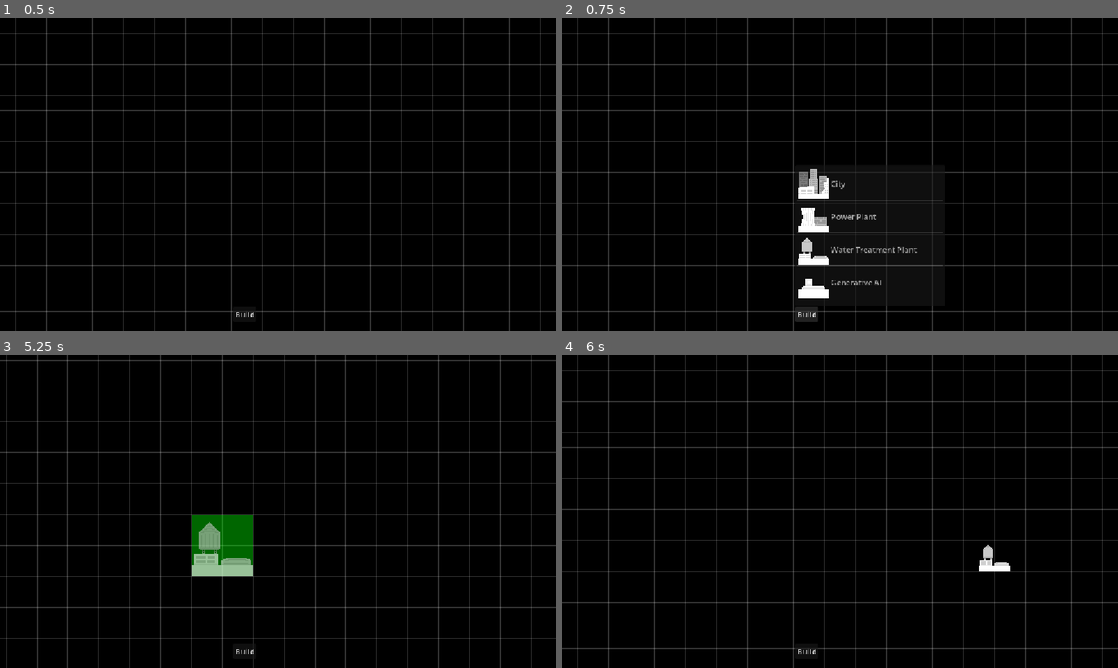
Above: before the commit, frames 1-4 (two rows, left to right).
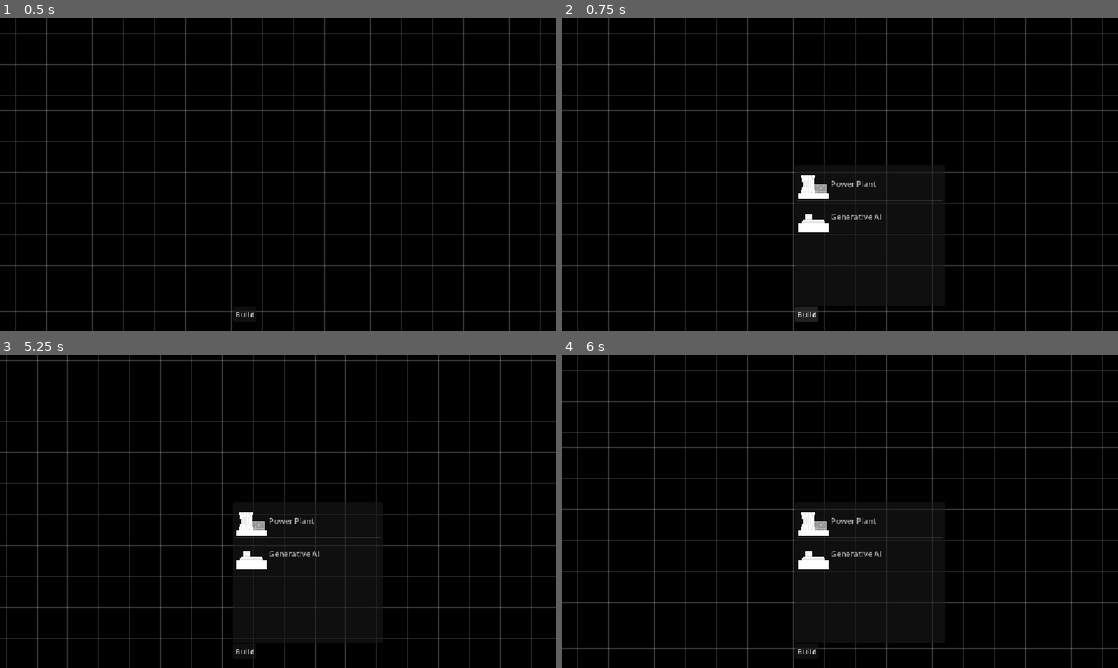
Above: after the commit, the same moments.

Repository: CarlinoCalogero/architect-of-intelligence-board-game
Game: Godot game, scene res://levels/board.tscn
Two runs of this game, one before a commit and one after it. Both use one fixed random seed, a clock stepped at 60 frames per second and the inputs below.
Inputs (mouse positions are in pixels of both pictures, inside the frame that each line leads up to):
- Up to frame 1 (0.5 s): no input
- Up to frame 2 (0.75 s): click "Build" at 0.5 s
- Up to frame 3 (5.25 s): click "Build" at 1.25 s; click "Build" at 2 s; tap Enter at 2.75, 4.25 s; move the mouse to (400, 495) at 2.77 s; press the mouse at (400, 495) at 2.78 s; tap Space at 3.5, 5 s; move the mouse to (166, 527) at 3.52 s; release the mouse at (166, 527) at 3.53 s; tap Mouse wheel down (scroll_down) at 3.6 s; click (166, 527) at 3.67 s; move the mouse to (333, 442) at 4.27 s; hold Mouse wheel up (scroll_up) 4.28-5.03 s; click (333, 442) at 4.42 s; move the mouse to (250, 574) at 5.02 s; click (250, 574) at 5.1 s
- Up to frame 4 (6 s): tap Enter at 5.75 s; move the mouse to (1006, 558) at 5.77 s; hold Mouse wheel down (scroll_down) from 5.78 s (still down); click (1006, 558) at 5.92 s

Frame 1 is identical in both runs. In frame 2, 1.5% of the frame differs, in the area x 42-69%, y 48-90%; in frame 3, 2.6%, in the area x 34-69%, y 50-91%; in frame 4, 1.0%.

Commit message:
separated logic

Diff:
--- /dev/null
+++ b/game_definitions/structures_definition.gd
@@ -0,0 +1,4 @@
+class_name StructureDefinition
+extends Node
+
+@export var buildable_structures: Array[StructureResource]
--- /dev/null
+++ b/game_definitions/structures_definition.tscn
@@ -0,0 +1,23 @@
+[gd_scene format=3 uid="uid://tt2j83gkervu"]
+
+[ext_resource type="Script" uid="uid://dfs7ij8awex63" path="res://game_definitions/structures_definition.gd" id="1_f2pfu"]
+[ext_resource type="Script" uid="uid://dsgv5s4ki0om6" path="res://domain/structure_resource.gd" id="2_odp13"]
+[ext_resource type="Texture2D" uid="uid://bd8yqo1b7b5v8" path="res://sprites/meeples/power_plant.png" id="3_lj5to"]
+[ext_resource type="Texture2D" uid="uid://c7ytwllm1dwyq" path="res://sprites/meeples/generative_ai_no_tier.png" id="4_lj5to"]
+
+[sub_resource type="Resource" id="Resource_w7672"]
+script = ExtResource("2_odp13")
+name = "Power Plant"
+texture = ExtResource("3_lj5to")
+metadata/_custom_type_script = "uid://dsgv5s4ki0om6"
+
+[sub_resource type="Resource" id="Resource_kpgpm"]
+script = ExtResource("2_odp13")
+name = "Generative AI"
+texture = ExtResource("4_lj5to")
+is_building_limited = true
+metadata/_custom_type_script = "uid://dsgv5s4ki0om6"
+
+[node name="StructuresDefinition" type="Node" unique_id=916230121]
+script = ExtResource("1_f2pfu")
+buildable_structures = Array[ExtResource("2_odp13")]([SubResource("Resource_w7672"), SubResource("Resource_kpgpm")])
--- a/levels/board.tscn
+++ b/levels/board.tscn
@@ -1,48 +1,21 @@
 [gd_scene format=3 uid="uid://nc0lebj58olw"]
 
+[ext_resource type="PackedScene" uid="uid://bh1pyslmu1ara" path="res://managers/game_state_manager.tscn" id="1_6vpbt"]
 [ext_resource type="PackedScene" uid="uid://flb4i7rwdk5e" path="res://system/build_utility.tscn" id="1_bd7e4"]
 [ext_resource type="PackedScene" uid="uid://dm7kygw83oiwf" path="res://system/grid_placement_system.tscn" id="1_j4gyj"]
-[ext_resource type="Script" uid="uid://dsgv5s4ki0om6" path="res://domain/structure_resource.gd" id="2_ict30"]
-[ext_resource type="Texture2D" uid="uid://b815wo5o7yxc4" path="res://sprites/meeples/city.png" id="2_lkk7k"]
 [ext_resource type="PackedScene" uid="uid://2ryqi3lk7cc2" path="res://system/game_camera.tscn" id="3_bd7e4"]
-[ext_resource type="Texture2D" uid="uid://bd8yqo1b7b5v8" path="res://sprites/meeples/power_plant.png" id="4_5qn5g"]
-[ext_resource type="Texture2D" uid="uid://bq2j3701eyief" path="res://sprites/meeples/water_treatment_plant.png" id="5_hixa1"]
-[ext_resource type="Texture2D" uid="uid://c7ytwllm1dwyq" path="res://sprites/meeples/generative_ai_no_tier.png" id="6_b7agx"]
-
-[sub_resource type="Resource" id="Resource_hixa1"]
-script = ExtResource("2_ict30")
-name = "City"
-texture = ExtResource("2_lkk7k")
-metadata/_custom_type_script = "uid://dsgv5s4ki0om6"
-
-[sub_resource type="Resource" id="Resource_b7agx"]
-script = ExtResource("2_ict30")
-name = "Power Plant"
-texture = ExtResource("4_5qn5g")
-metadata/_custom_type_script = "uid://dsgv5s4ki0om6"
-
-[sub_resource type="Resource" id="Resource_2ph8u"]
-script = ExtResource("2_ict30")
-name = "Water Treatment Plant"
-texture = ExtResource("5_hixa1")
-metadata/_custom_type_script = "uid://dsgv5s4ki0om6"
-
-[sub_resource type="Resource" id="Resource_hqrjl"]
-script = ExtResource("2_ict30")
-name = "Generative AI"
-texture = ExtResource("6_b7agx")
-is_building_limited = true
-metadata/_custom_type_script = "uid://dsgv5s4ki0om6"
 
 [node name="Board" type="Node2D" unique_id=2078254691]
 
+[node name="GameStateManager" parent="." unique_id=1970714114 instance=ExtResource("1_6vpbt")]
+
 [node name="CanvasLayer" type="CanvasLayer" parent="." unique_id=119603362]
 
-[node name="BuildUtility" parent="CanvasLayer" unique_id=1670495257 node_paths=PackedStringArray("grid_placememt_system") instance=ExtResource("1_bd7e4")]
+[node name="BuildUtility" parent="CanvasLayer" unique_id=1670495257 node_paths=PackedStringArray("grid_placememt_system", "game_state_manager") instance=ExtResource("1_bd7e4")]
 offset_right = -1152.0
 offset_bottom = -648.0
 grid_placememt_system = NodePath("../../GridPlacementSystem")
-buildable_structures = Array[ExtResource("2_ict30")]([SubResource("Resource_hixa1"), SubResource("Resource_b7agx"), SubResource("Resource_2ph8u"), SubResource("Resource_hqrjl")])
+game_state_manager = NodePath("../../GameStateManager")
 
 [node name="GridPlacementSystem" parent="." unique_id=994121627 instance=ExtResource("1_j4gyj")]
 
--- /dev/null
+++ b/managers/game_state_manager.gd
@@ -0,0 +1,20 @@
+class_name GameStateManager
+extends Node
+
+const STRUCTURES_DEFINITION_RESOURCE: Resource = preload("uid://tt2j83gkervu")
+
+var players: Array = []
+var current_player_index: int = -1
+
+var structure_definition: StructureDefinition
+
+func _ready():
+	structure_definition = STRUCTURES_DEFINITION_RESOURCE.instantiate()
+	add_child(structure_definition)
+
+	var player: PlayerStateManager = PlayerStateManager.new(structure_definition)
+	players.append(player)
+	current_player_index = 0
+
+func get_current_player_structure_manager() -> StructureManager:
+	return players[current_player_index].get_structure_manager()
--- /dev/null
+++ b/managers/game_state_manager.tscn
@@ -0,0 +1,6 @@
+[gd_scene format=3 uid="uid://bh1pyslmu1ara"]
+
+[ext_resource type="Script" uid="uid://ybk3cew425io" path="res://managers/game_state_manager.gd" id="1_5n6j6"]
+
+[node name="GameStateManager" type="Node" unique_id=1970714114]
+script = ExtResource("1_5n6j6")
--- /dev/null
+++ b/managers/player_state_manager.gd
@@ -0,0 +1,10 @@
+class_name PlayerStateManager
+extends Resource
+
+var structure_manager: StructureManager
+
+func _init(structure_definition: StructureDefinition):
+	structure_manager = StructureManager.new(structure_definition)
+
+func get_structure_manager() -> StructureManager:
+	return structure_manager
--- /dev/null
+++ b/managers/structure_manager.gd
@@ -0,0 +1,23 @@
+class_name StructureManager
+extends Resource
+
+var structures_definition: StructureDefinition
+var built_structures_tracker: Dictionary = {}
+
+func _init(new_structures_definition: StructureDefinition) -> void:
+	structures_definition = new_structures_definition
+
+# If return is true player has built the maximum number of this type structure
+func on_structure_built(structure: StructureResource) -> bool:
+	if structure.is_building_limited:
+		if not built_structures_tracker.has(structure.name):
+			built_structures_tracker[structure.name] = 0
+
+		built_structures_tracker[structure.name] += 1
+
+		if built_structures_tracker[structure.name] >= structure.limit_amount:
+			return true
+	return false
+
+func get_buildable_structure_list() -> Array[StructureResource]:
+	return structures_definition.buildable_structures
--- a/system/build_utility.gd
+++ b/system/build_utility.gd
@@ -2,12 +2,11 @@
 extends Control
 
 @export var grid_placememt_system: GridPlacementSystem
-@export var buildable_structures: Array[StructureResource]
+@export var game_state_manager: GameStateManager
 
 @onready var item_list: ItemList = $ItemList
 
 var last_built_item_index: int = -1
-var built_structures_tracker: Dictionary = {}
 
 func _ready():
 	assert(grid_placememt_system, "No active placement system")
@@ -16,7 +15,7 @@
 	_populate_item_list()
 
 func _populate_item_list():
-	for structure in buildable_structures:
+	for structure in game_state_manager.get_current_player_structure_manager().get_buildable_structure_list():
 		var item_index: int = item_list.add_item(structure.name, structure.texture)
 		item_list.set_item_metadata(item_index, structure)
 
@@ -41,13 +40,7 @@
 
 	var structure: StructureResource = item_list.get_item_metadata(last_built_item_index)
 
-	if structure.is_building_limited:
-		if not built_structures_tracker.has(structure.name):
-			built_structures_tracker[structure.name] = 0
-
-		built_structures_tracker[structure.name] += 1
-
-		if built_structures_tracker[structure.name] >= structure.limit_amount:
-			item_list.remove_item(last_built_item_index)
+	if game_state_manager.get_current_player_structure_manager().on_structure_built(structure):
+		item_list.remove_item(last_built_item_index)
 
 	last_built_item_index = -1
Not shown, added: game_definitions/structures_definition.gd.uid
Not shown, added: managers/game_state_manager.gd.uid
Not shown, added: managers/player_state_manager.gd.uid
Not shown, added: managers/structure_manager.gd.uid
